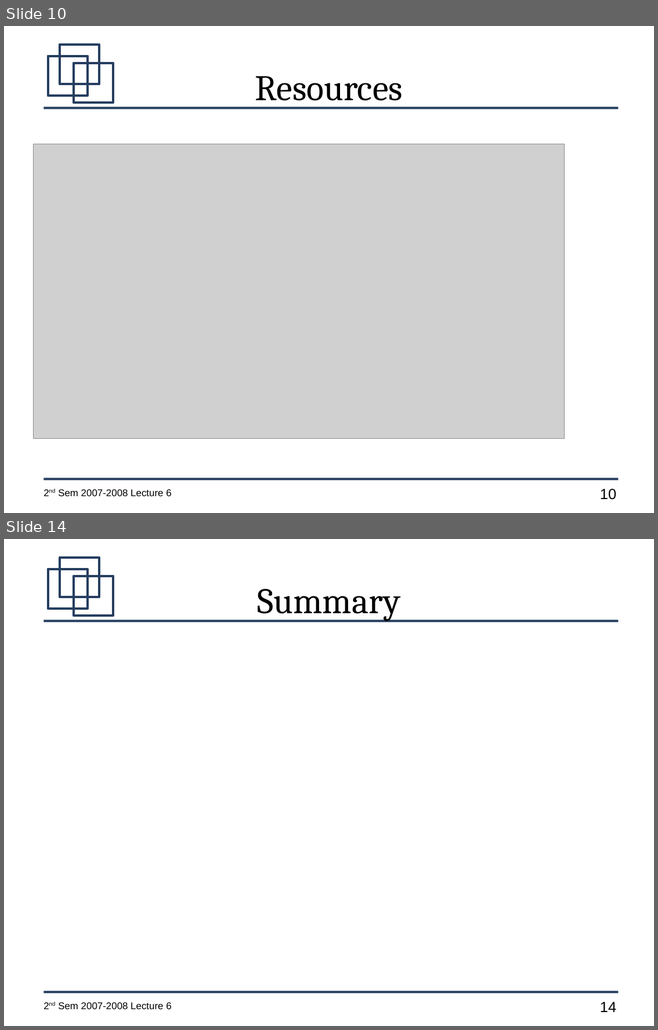
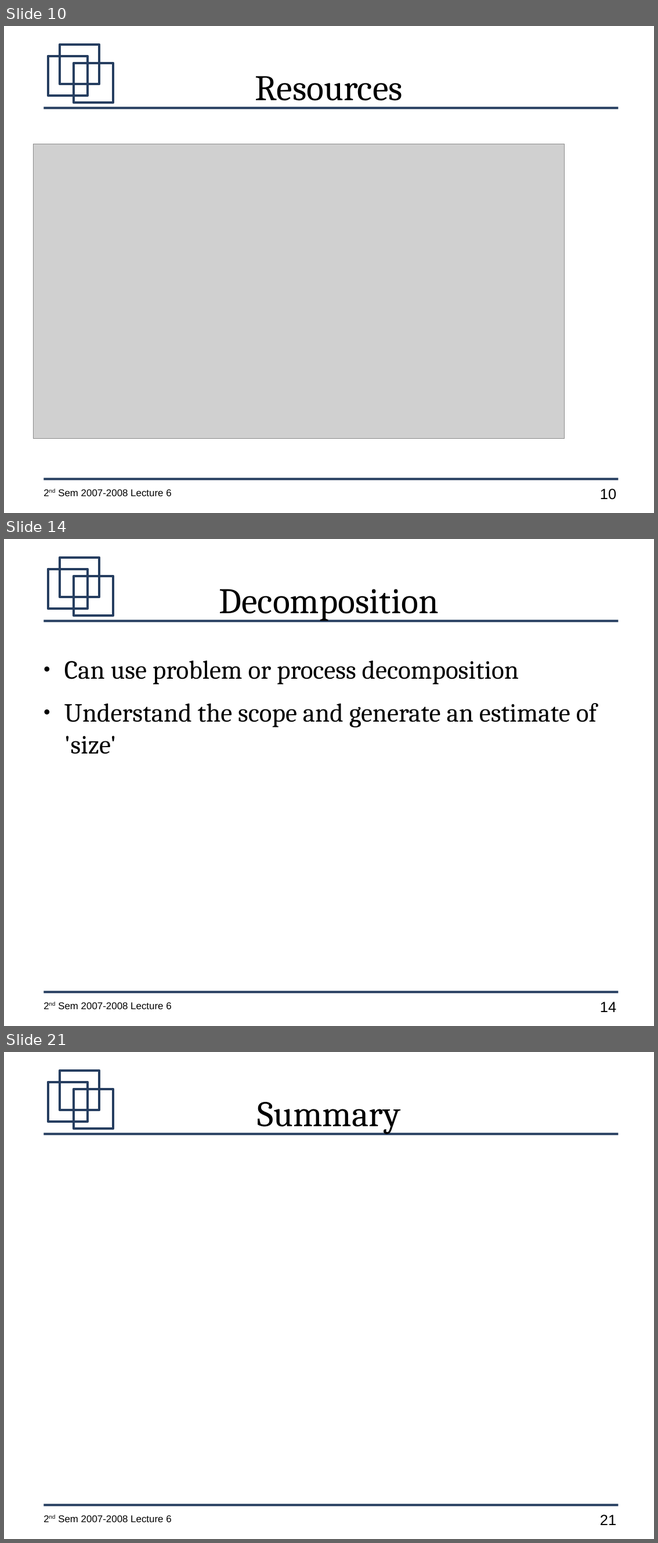
Before and after one commit to jachermocilla/jach-homepage, a slide deck: CMSC128-2nd-Sem-2007-L6.odp. Shown one above the other, each under a label of ours: slides 10 and 14 before the commit, slides 10, 14 and 21 after it; the slides between them are not shown. The pictures are 658x1030 and 658x1543 pixels, drawn with LibreOffice and Linux fonts; fonts in the diff are those of the drawing; grey boxes stand for pictures. Boxes give left, top, right and bottom in pixels: in the first picture for what was removed or moved away, otherwise in the second. Text is boxed around its words. In the diff, an @@ line names an element or a change of style, - is before the commit and + after.

```diff
--- a/CMSC128-2nd-Sem-2007-L6.odp
+++ b/CMSC128-2nd-Sem-2007-L6.odp
@@ slide 14 added at [4,539,654,1026], background #FFFFFF; not listed: 7 template elements that a slide beside it also shows @@
@@ title added at [219,589,438,621], 44 pt, text #000000 @@
+Decomposition
@@ text added at [64,660,597,754], 32 pt, text #000000 @@
+● Can use problem or process decomposition
+● Understand the scope and generate an estimate of 'size'
@@ what was slide 14 is now slide 21 @@
@@ page number at [600,1515,616,1525]: text changed @@
-14
+21
```
Also in this commit, not shown: 4 slides changed, 6 other slides added.
